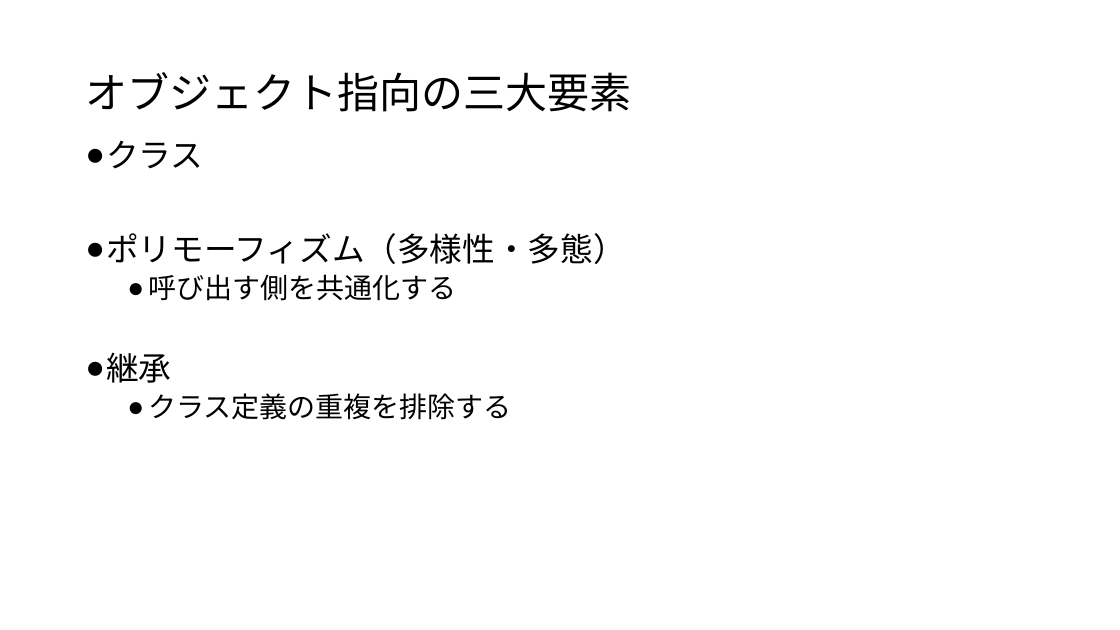
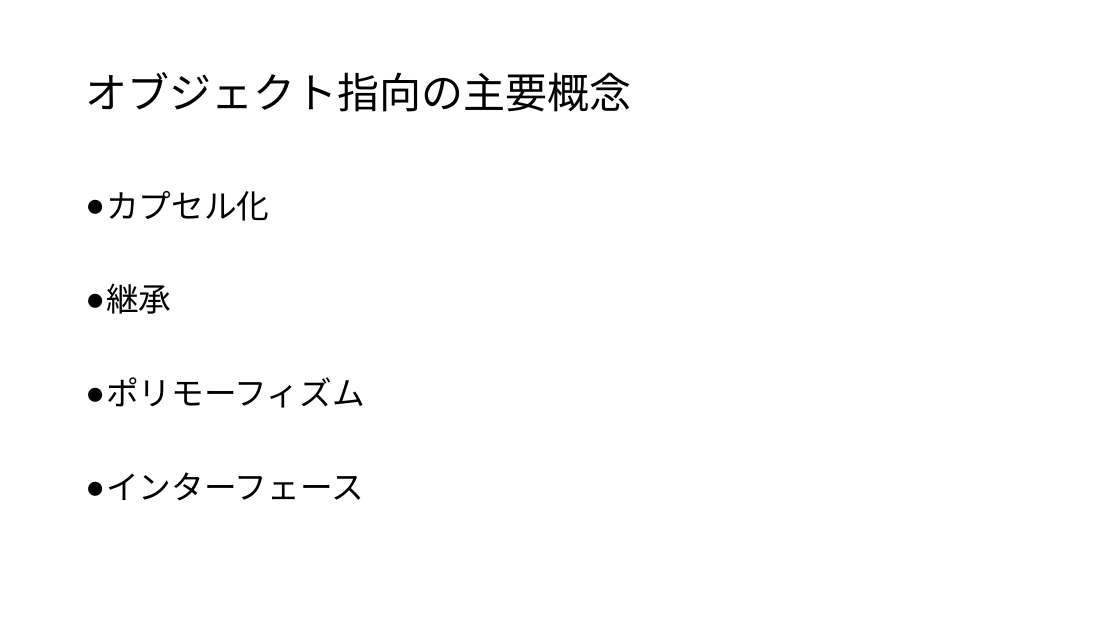
Before and after one commit to koga-miko/misc, a slide deck: slide 3 of java-report/OOP概要.pptx. Drawn at 1120x630 pixels with LibreOffice and Linux fonts; fonts in the diff are those of the drawing. Boxes give left, top, right and bottom in pixels: in the first picture for what was removed or moved away, otherwise in the second. Text is boxed around its words. In the diff, an @@ line names an element or a change of style, - is before the commit and + after.

```diff
--- a/java-report/OOP概要.pptx
+++ b/java-report/OOP概要.pptx
@@ title at (85,72,631,112): text changed @@
-オブジェクト指向の三大要素
+オブジェクト指向の主要概念
@@ text at (106,191,269,221): text changed @@
-● クラス
-● ポリモーフィズム（多様性・多態）
-  ● 呼び出す側を共通化する
+● カプセル化
@@ text at (106,377,364,501): text changed; size 24 to 28 pt @@
-  ● クラス定義の重複を排除する
+● ポリモーフィズム
+● インターフェース
```
Also in this commit, not shown: 2 other slides changed, 3 slides added, 1 other file.
